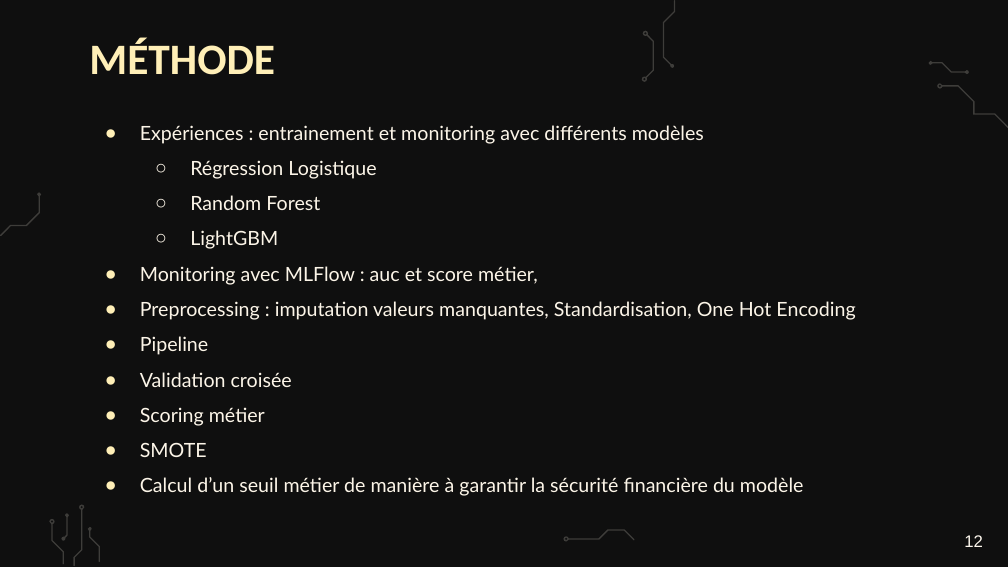
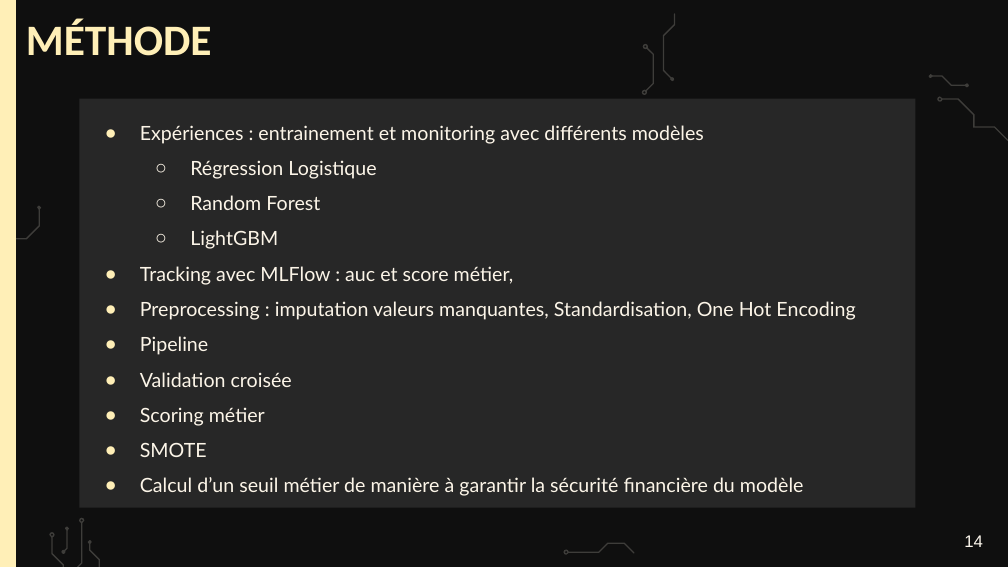
Before and after one commit to webew/api-oc-projet7, a slide deck: slide 14 of Fillion_Bertrand_6_presentation_022026.pptx (slide 12 before the commit). Drawn at 1008x567 pixels with LibreOffice and Linux fonts; fonts in the diff are those of the drawing; background and template pictures are left out. Boxes give left, top, right and bottom in pixels: in the first picture for what was removed or moved away, otherwise in the second. Text is boxed around its words. In the diff, an @@ line names an element or a change of style, - is before the commit and + after.

```diff
--- a/Fillion_Bertrand_6_presentation_022026.pptx
+++ b/Fillion_Bertrand_6_presentation_022026.pptx
@@ rectangle added at [0,0,16,566], fill #FFEFB7 @@
@@ title "MÉTHODE": place and size @@
-title "MÉTHODE" at [89,38,275,75]
+title "MÉTHODE" at [26,19,212,56]
@@ subtitle "Expériences : entrainement et monitoring ...": place and size @@
-subtitle "Expériences : entrainement et monitoring ..." at [140,125,855,496]
+subtitle "Expériences : entrainement et monitoring ..." at [80,99,915,508]
@@ subtitle "Expériences : entrainement et monitoring ..." at [80,99,915,508]: fill none to #272727 @@
@@ subtitle at [140,266,514,285]: text changed @@
-● Monitoring avec MLFlow : auc et score métier,
+● Tracking avec MLFlow : auc et score métier,
@@ 10 freeform shapes: place and size @@
-10 freeform shapes at [0,0,1008,566]
+10 freeform shapes at [0,13,1008,567]
@@ page number at [964,535,983,547]: text changed @@
-12
+14
```
Also in this commit, not shown: 26 other slides changed, 3 slides added.
